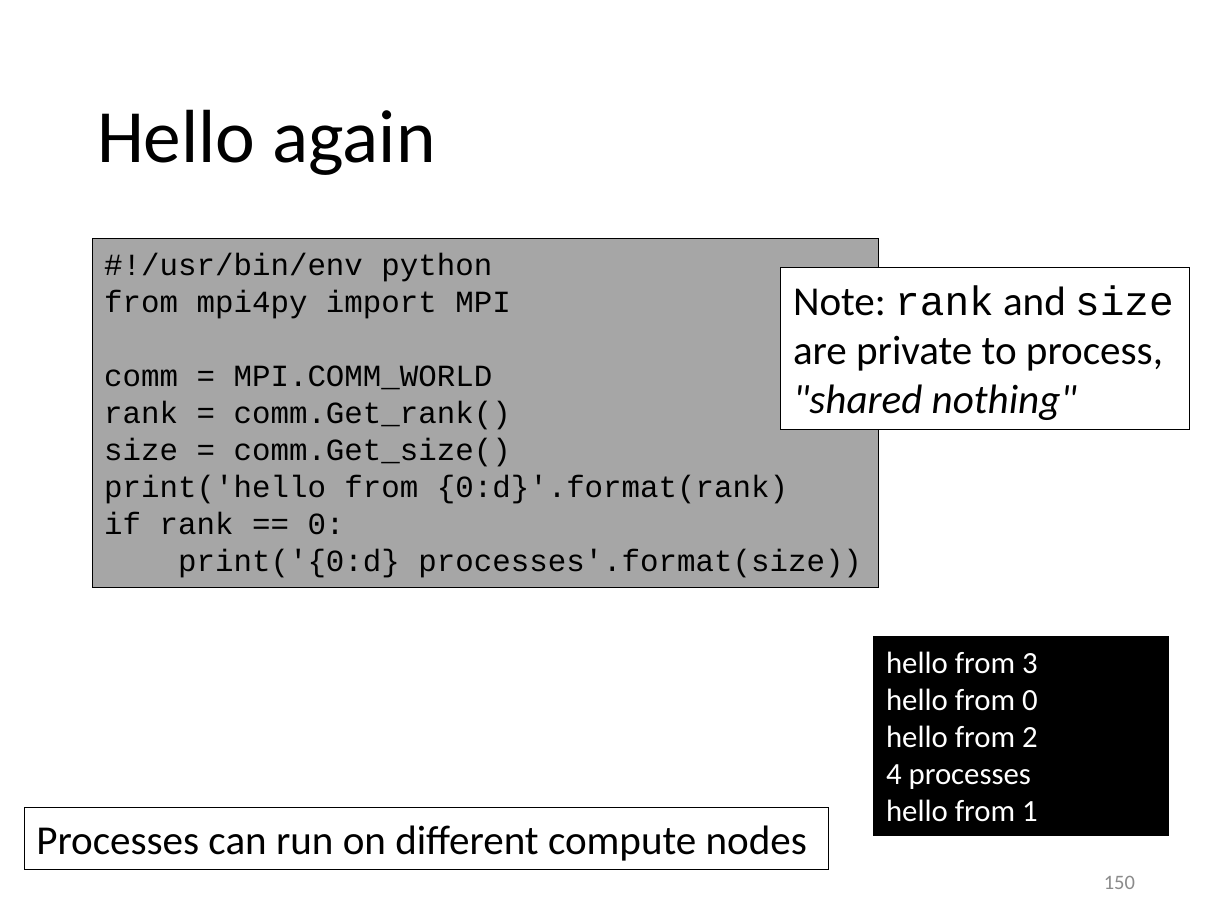
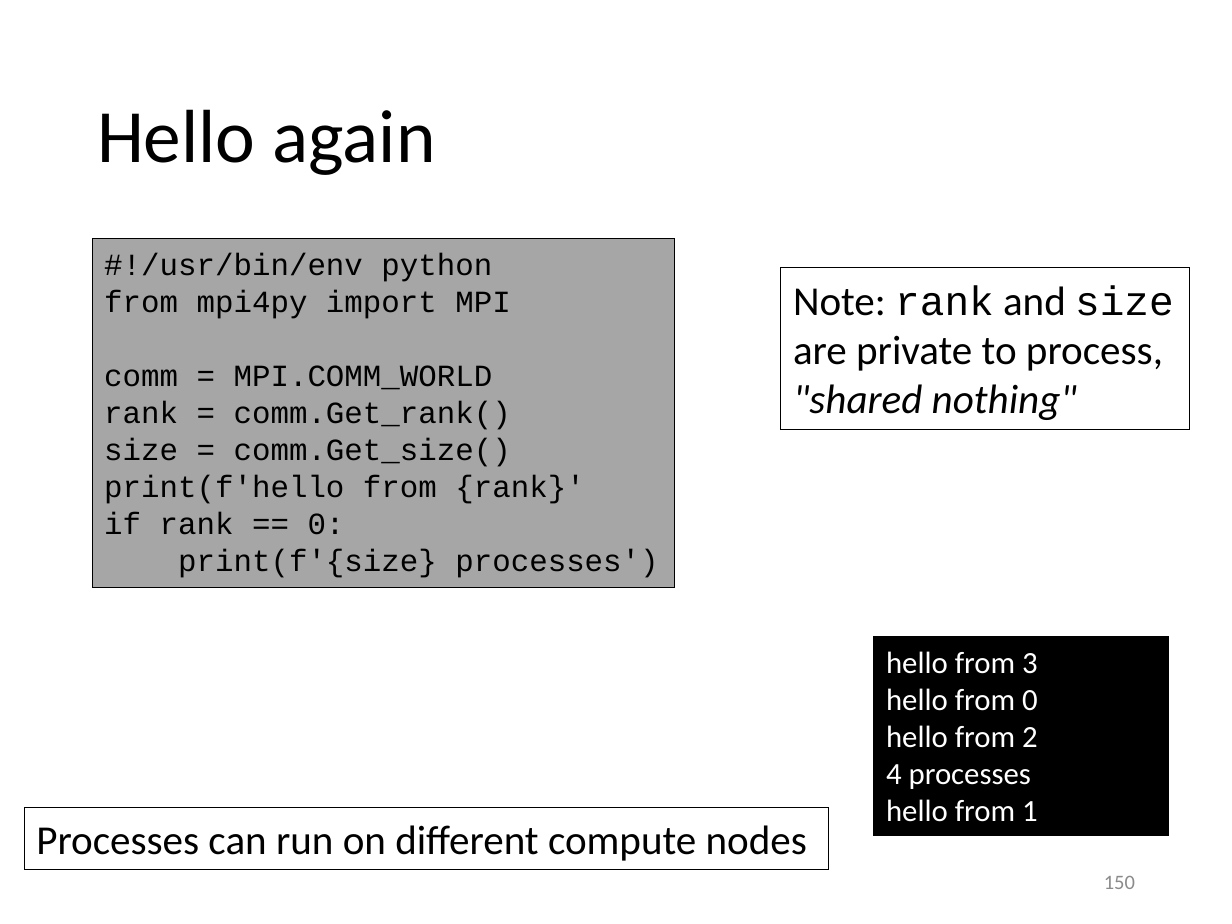
Before and after one commit to gjbex/Python-for-HPC, a slide deck: slide 150 of python_for_hpc.pptx. Drawn at 1232x924 pixels with LibreOffice and Linux fonts; fonts in the diff are those of the drawing. Boxes give left, top, right and bottom in pixels: in the first picture for what was removed or moved away, otherwise in the second. Text is boxed around its words. In the diff, an @@ line names an element or a change of style, - is before the commit and + after.

```diff
--- a/python_for_hpc.pptx
+++ b/python_for_hpc.pptx
@@ rectangle "#!/usr/bin/env python": place and size @@
-rectangle "#!/usr/bin/env python" at [92, 239, 878, 588]
+rectangle "#!/usr/bin/env python" at [92, 239, 674, 588]
@@ text in rectangle at [104, 475, 584, 504]: text changed @@
-print('hello from {0:d}'.format(rank)
+print(f'hello from {rank}'
@@ text in rectangle at [178, 549, 658, 578]: text changed @@
-print('{0:d} processes'.format(size))
+print(f'{size} processes')
```
Also in this commit, not shown: 7 other slides changed.
